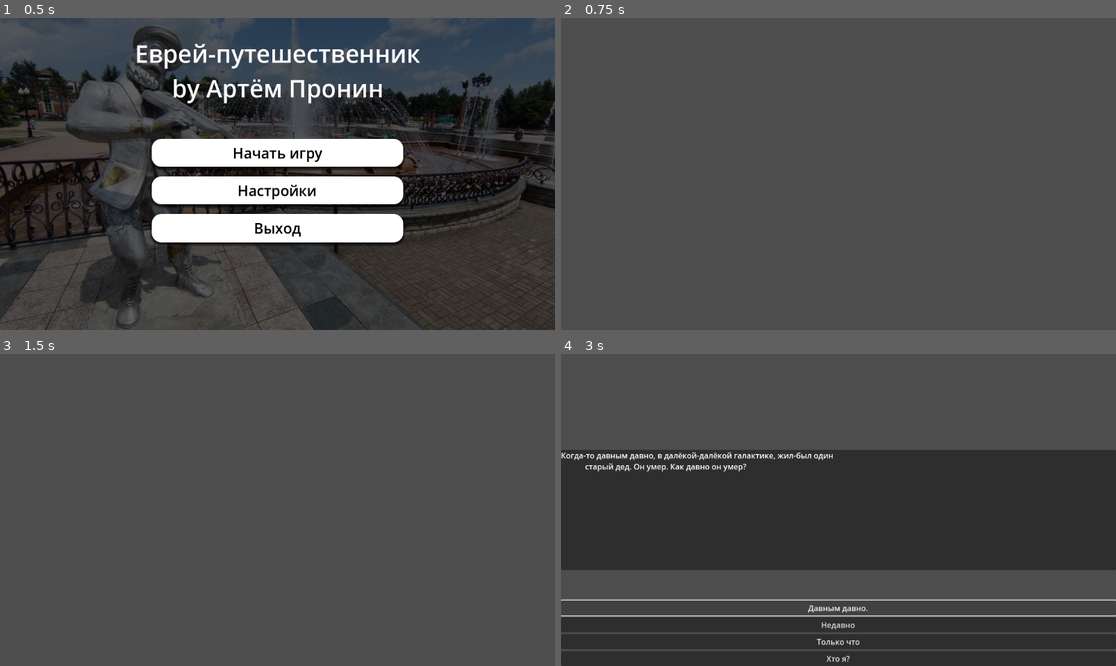
Above: before the commit, frames 1-4 (two rows, left to right).
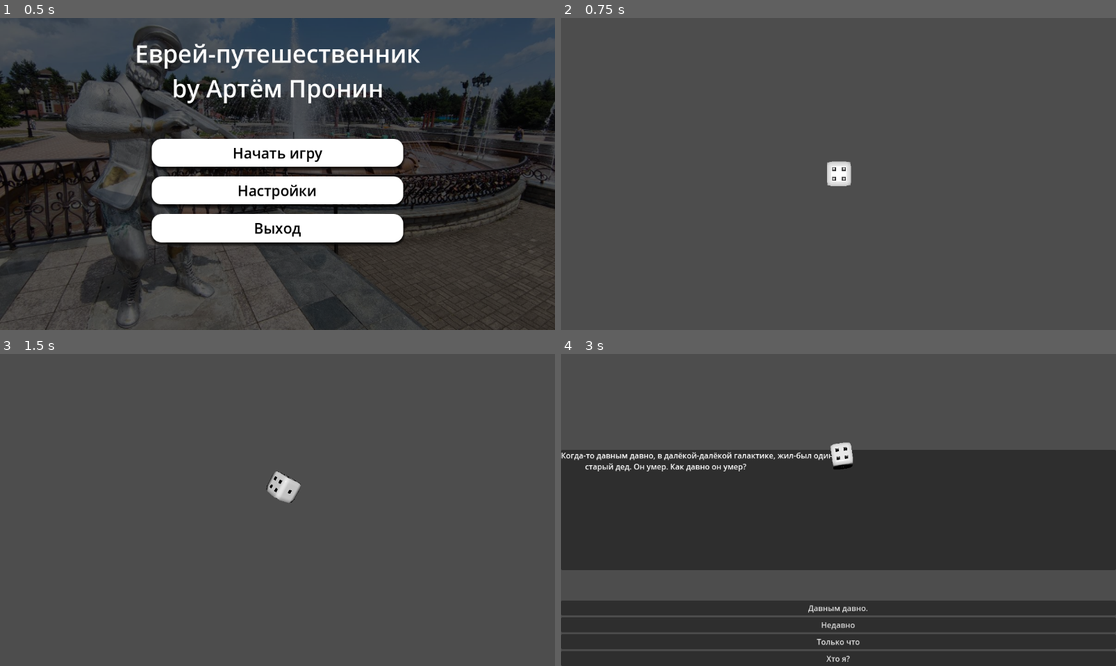
Above: after the commit, the same moments.

Repository: 1ArtemiDa1/evrei
Game: Godot game, scene res://Scenes/main_menu.tscn
The game is run twice, just before and just after one commit, with the same random seed, the same clock (stepped at 60 frames per second) and the same inputs.
Inputs:
- Up to frame 1 (0.5 s): no input
- Up to frame 2 (0.75 s): click "Начать игру" at 0.5 s
- Up to frame 3 (1.5 s): tap Enter (ui_accept) at 1.25 s; hold Enter (ui_accept) from 1.28 s (still down)
- Up to frame 4 (3 s): release Enter (ui_accept) at 2.03 s; hold Down (ui_down) 2.03-2.75 s; tap Enter (ui_accept) at 2.1, 2.27, 2.57 s; click "Давным давно." at 2.75 s

Frame 1 is identical in both runs. In frame 2, 0.3% of the frame differs, in the area x 47-53%, y 45-54%; in frame 3, 0.4%; in frame 4, 1.2%, in the area x 0-100%, y 28-85%.

Commit message:
3дшный кубик
Добавил 3дшеный кубик, который можно кидать на пробел.
Можно получать значение ребра, на которое он упал.

Diff:
--- /dev/null
+++ b/Scenes/die.tscn
@@ -0,0 +1,51 @@
+[gd_scene load_steps=5 format=3 uid="uid://dwjgj37yhf214"]
+
+[ext_resource type="Script" uid="uid://c0j1ybfny8sd1" path="res://Scipts/die.gd" id="1_cv3b7"]
+[ext_resource type="PackedScene" uid="uid://crbsmrdm1q46b" path="res://dice/uploads_files_3142007_Dice(1).glb" id="2_cv3b7"]
+[ext_resource type="PackedScene" uid="uid://dv1glfgurx3ul" path="res://Scenes/dieraycast.tscn" id="3_231m4"]
+
+[sub_resource type="BoxShape3D" id="BoxShape3D_sg6ru"]
+size = Vector3(2, 2, 2)
+
+[node name="Die" type="RigidBody3D"]
+gravity_scale = 2.0
+freeze = true
+script = ExtResource("1_cv3b7")
+
+[node name="texture" parent="." instance=ExtResource("2_cv3b7")]
+
+[node name="CollisionShape3D" type="CollisionShape3D" parent="."]
+shape = SubResource("BoxShape3D_sg6ru")
+
+[node name="raycasts" type="Node3D" parent="."]
+
+[node name="dieraycast1" parent="raycasts" instance=ExtResource("3_231m4")]
+transform = Transform3D(1, 0, 0, 0, 1, 0, 0, 0, 1, 0, 0, -1)
+target_position = Vector3(0, 0, -0.1)
+opposite_side = 6
+
+[node name="dieraycast2" parent="raycasts" instance=ExtResource("3_231m4")]
+transform = Transform3D(1, 0, 0, 0, 1, 0, 0, 0, 1, 1, 0, 0)
+target_position = Vector3(0.1, 0, 0)
+opposite_side = 5
+
+[node name="dieraycast3" parent="raycasts" instance=ExtResource("3_231m4")]
+transform = Transform3D(1, 0, 0, 0, 1, 0, 0, 0, 1, 0, -1, 0)
+opposite_side = 4
+
+[node name="dieraycast4" parent="raycasts" instance=ExtResource("3_231m4")]
+transform = Transform3D(1, 0, 0, 0, 1, 0, 0, 0, 1, 0, 1, 0)
+target_position = Vector3(0, 0.1, 0)
+opposite_side = 3
+
+[node name="dieraycast5" parent="raycasts" instance=ExtResource("3_231m4")]
+transform = Transform3D(1, 0, 0, 0, 1, 0, 0, 0, 1, -1, 0, 0)
+target_position = Vector3(-0.1, 0, 0)
+opposite_side = 2
+
+[node name="dieraycast6" parent="raycasts" instance=ExtResource("3_231m4")]
+transform = Transform3D(1, 0, 0, 0, 1, 0, 0, 0, 1, 0, 0, 1)
+target_position = Vector3(0, 0, 0.1)
+opposite_side = 1
+
+[connection signal="sleeping_state_changed" from="." to="." method="_on_sleeping_state_changed"]
--- /dev/null
+++ b/Scenes/dieraycast.tscn
@@ -0,0 +1,8 @@
+[gd_scene load_steps=2 format=3 uid="uid://dv1glfgurx3ul"]
+
+[ext_resource type="Script" uid="uid://dwm88xr7p11ll" path="res://Scipts/dieraycast.gd" id="1_plm7u"]
+
+[node name="dieraycast" type="RayCast3D"]
+target_position = Vector3(0, -0.1, 0)
+hit_from_inside = true
+script = ExtResource("1_plm7u")
--- a/Scenes/test.tscn
+++ b/Scenes/test.tscn
@@ -1,9 +1,51 @@
-[gd_scene load_steps=3 format=3 uid="uid://cn3ptlhg0c58i"]
+[gd_scene load_steps=6 format=3 uid="uid://cn3ptlhg0c58i"]
 
 [ext_resource type="Script" uid="uid://vglp2sra224y" path="res://Scipts/test.gd" id="1_8od7v"]
 [ext_resource type="PackedScene" uid="uid://pjfl1me74ok6" path="res://Scenes/textbox.tscn" id="2_8od7v"]
+[ext_resource type="PackedScene" uid="uid://dwjgj37yhf214" path="res://Scenes/die.tscn" id="3_qc4db"]
+[ext_resource type="PackedScene" uid="uid://8fs7v5bcn1ub" path="res://Scenes/the_box.tscn" id="4_ys1qc"]
+
+[sub_resource type="PhysicsMaterial" id="PhysicsMaterial_ys1qc"]
 
 [node name="Test" type="Node2D"]
 script = ExtResource("1_8od7v")
 
 [node name="textbox" parent="." instance=ExtResource("2_8od7v")]
+
+[node name="Dice" type="CanvasLayer" parent="."]
+
+[node name="SubViewportContainer" type="SubViewportContainer" parent="Dice"]
+anchors_preset = 8
+anchor_left = 0.5
+anchor_top = 0.5
+anchor_right = 0.5
+anchor_bottom = 0.5
+offset_left = -256.0
+offset_top = -256.0
+offset_right = 256.0
+offset_bottom = 256.0
+grow_horizontal = 2
+grow_vertical = 2
+size_flags_horizontal = 3
+size_flags_vertical = 3
+
+[node name="SubViewport" type="SubViewport" parent="Dice/SubViewportContainer"]
+transparent_bg = true
+handle_input_locally = false
+size_2d_override_stretch = true
+render_target_update_mode = 4
+
+[node name="Die" parent="Dice/SubViewportContainer/SubViewport" instance=ExtResource("3_qc4db")]
+transform = Transform3D(1, 0, 0, 0, 1, 0, 0, 0, 1, 0.0300164, 5.71478, -0.0164566)
+
+[node name="The Box" parent="Dice/SubViewportContainer/SubViewport" instance=ExtResource("4_ys1qc")]
+transform = Transform3D(15, 0, 0, 0, 15, 0, 0, 0, 15, 0, 10, 0)
+physics_material_override = SubResource("PhysicsMaterial_ys1qc")
+
+[node name="Camera3D" type="Camera3D" parent="Dice/SubViewportContainer/SubViewport"]
+transform = Transform3D(1, 0, 0, 0, -4.37114e-08, 1, 0, -1, -4.37114e-08, 0, 20, 0)
+
+[node name="DirectionalLight3D" type="DirectionalLight3D" parent="Dice/SubViewportContainer/SubViewport"]
+transform = Transform3D(1, 0, 0, 0, -4.37114e-08, 1, 0, -1, -4.37114e-08, 0, 16, 0)
+
+[connection signal="roll_finished" from="Dice/SubViewportContainer/SubViewport/Die" to="." method="_on_die_roll_finished"]
--- /dev/null
+++ b/Scenes/test3d.tscn
@@ -0,0 +1,21 @@
+[gd_scene load_steps=4 format=3 uid="uid://btsc34suputwi"]
+
+[ext_resource type="Script" uid="uid://xjxqrpgmic3u" path="res://Scipts/test_3d.gd" id="1_pgqbl"]
+[ext_resource type="PackedScene" uid="uid://8fs7v5bcn1ub" path="res://Scenes/the_box.tscn" id="1_vechd"]
+[ext_resource type="PackedScene" uid="uid://dwjgj37yhf214" path="res://Scenes/die.tscn" id="2_vechd"]
+
+[node name="Node3D" type="Node3D"]
+script = ExtResource("1_pgqbl")
+
+[node name="The Box" parent="." instance=ExtResource("1_vechd")]
+transform = Transform3D(20, 0, 0, 0, 20, 0, 0, 0, 20, 0, 0, 0)
+
+[node name="Die" parent="." instance=ExtResource("2_vechd")]
+
+[node name="CanvasLayer" type="CanvasLayer" parent="."]
+
+[node name="Label" type="Label" parent="CanvasLayer"]
+offset_right = 40.0
+offset_bottom = 23.0
+
+[connection signal="roll_finished" from="Die" to="." method="_on_die_roll_finished"]
--- /dev/null
+++ b/Scenes/the_box.tscn
@@ -0,0 +1,30 @@
+[gd_scene load_steps=2 format=3 uid="uid://8fs7v5bcn1ub"]
+
+[sub_resource type="BoxShape3D" id="BoxShape3D_8hpit"]
+size = Vector3(1, 0.001, 1)
+
+[node name="The Box" type="StaticBody3D"]
+
+[node name="CollisionShape3D6" type="CollisionShape3D" parent="."]
+transform = Transform3D(1, 0, 0, 0, 1, 0, 0, 0, 1, 0.00415611, 0.497335, 0.0226502)
+shape = SubResource("BoxShape3D_8hpit")
+
+[node name="CollisionShape3D5" type="CollisionShape3D" parent="."]
+transform = Transform3D(-4.37114e-08, -1, 0, 1, -4.37114e-08, 0, 0, 0, 1, -0.495844, -0.00266504, 0.0226502)
+shape = SubResource("BoxShape3D_8hpit")
+
+[node name="CollisionShape3D4" type="CollisionShape3D" parent="."]
+transform = Transform3D(-4.37114e-08, -1, 0, 1, -4.37114e-08, 0, 0, 0, 1, 0.504156, -0.00266504, 0.0226502)
+shape = SubResource("BoxShape3D_8hpit")
+
+[node name="CollisionShape3D3" type="CollisionShape3D" parent="."]
+transform = Transform3D(1, 0, 0, 0, -4.37114e-08, -1, 0, 1, -4.37114e-08, 0.00415611, -0.00266504, -0.47735)
+shape = SubResource("BoxShape3D_8hpit")
+
+[node name="CollisionShape3D2" type="CollisionShape3D" parent="."]
+transform = Transform3D(1, 0, 0, 0, -4.37114e-08, -1, 0, 1, -4.37114e-08, 0.00415611, -0.00266504, 0.52265)
+shape = SubResource("BoxShape3D_8hpit")
+
+[node name="CollisionShape3D" type="CollisionShape3D" parent="."]
+transform = Transform3D(1, 0, 0, 0, 1, 0, 0, 0, 1, 0.004, -0.5, 0.023)
+shape = SubResource("BoxShape3D_8hpit")
--- /dev/null
+++ b/Scipts/die.gd
@@ -0,0 +1,47 @@
+extends RigidBody3D
+@onready var raycasts = $raycasts.get_children();
+#Код, который я списал с туториала на ютубе. Работает без проблем.
+
+var start_pos;
+var roll_str = 10;
+var rolling = false;
+
+signal roll_finished(val);
+
+
+func _ready():
+	start_pos = global_position;
+
+func _input(event):
+	if event.is_action_pressed("ui_accept") and not rolling:
+		roll();
+
+func roll():
+	sleeping = false;
+	freeze = false;
+	transform.origin = start_pos;
+	linear_velocity = Vector3.ZERO;
+	angular_velocity = Vector3.ZERO;
+
+	transform.basis = Basis(Vector3.RIGHT, randf_range(0, 2 * PI)) * transform.basis;
+	transform.basis = Basis(Vector3.UP, randf_range(0, 2 * PI)) * transform.basis;
+	transform.basis = Basis(Vector3.FORWARD, randf_range(0, 2 * PI)) * transform.basis;
+
+
+	var throw_vector = Vector3(randf_range(-1, 1), 0, randf_range(-1, 1)).normalized();
+	angular_velocity = throw_vector * roll_str/2;
+	apply_central_impulse(throw_vector * roll_str);
+
+	rolling = true;
+
+
+func _on_sleeping_state_changed():
+	if sleeping:
+		var landed_on_side = false;
+		for raycast in raycasts:
+			if raycast.is_colliding():
+				roll_finished.emit(raycast.opposite_side);
+				rolling = false;
+				landed_on_side = true;
+		if not landed_on_side:
+			roll();
--- /dev/null
+++ b/Scipts/dieraycast.gd
@@ -0,0 +1,5 @@
+extends RayCast3D
+@export var opposite_side: int;
+
+func _ready():
+	add_exception(owner);
--- a/Scipts/main_menu.gd
+++ b/Scipts/main_menu.gd
@@ -1,5 +1,5 @@
 extends Control
-
+#главное меню. Пока без настроек.
 
 func _on_start_pressed():
 	get_tree().change_scene_to_file("res://Scenes/test.tscn");
--- a/Scipts/test.gd
+++ b/Scipts/test.gd
@@ -1,6 +1,8 @@
 extends Node2D
 @onready var textbox = $textbox
 
+#На стрелочку вниз можно вызвать текстовое окно с вопросом. Однако, нажатие
+#кнопку пока ничего не делает.
 func _input(event):
 	if event.is_action_pressed("ui_down"):
 		textbox.showquestion(
@@ -14,6 +16,6 @@
 	if event.is_action_pressed("ui_accept"):
 		textbox.skip();
 
-func _process(delta):
-
-	pass;
+#Сюда получается, на какое ребро упал куб.
+func _on_die_roll_finished(val):
+	pass # Replace with function body.
--- /dev/null
+++ b/Scipts/test_3d.gd
@@ -0,0 +1,11 @@
+extends Node3D
+#Просто для тестирование 3дшных штук.
+
+@onready var label = $CanvasLayer/Label
+
+
+
+
+
+func _on_die_roll_finished(val):
+	label.text = str(val);
Not shown, added: Scipts/die.gd.uid
Not shown, added: Scipts/dieraycast.gd.uid
Not shown, added: Scipts/test_3d.gd.uid
Binary file added: dice/uploads_files_3142007_Dice(1).glb
Not shown, added: dice/uploads_files_3142007_Dice(1).glb.import
